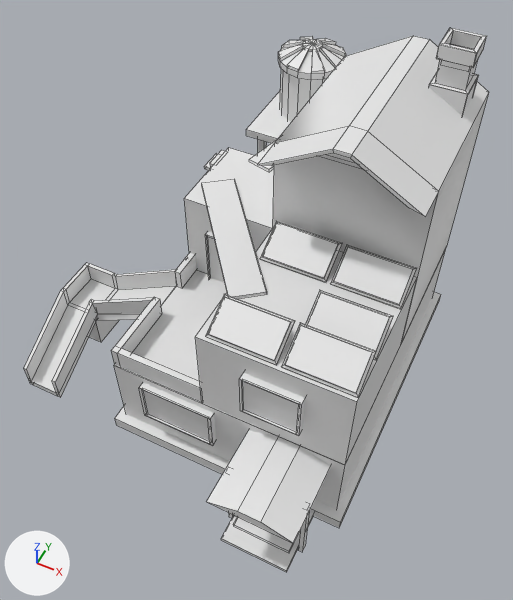
Renders of the FBX model NenhumAdeusParaNos/Assets/Models/VilaDaMadeira/Modelos/Casas/Casa com caixa d'agua.v1.2008.Anibal.fbx from each side of a commit.
Rendered twice from a camera (50 mm lens) standing at (5.95, -14.02, 20.09) and looking at (-0.52, -1.08, 3.92). The axes (+X, +Y, +Z) are drawn at lower left. The lights are the same throughout. Mesh edges are drawn as thin lines. Where no turn or scale is listed for an object, it has been applied to the vertices. Vertices at the same position are counted once.

Before the edit, the objects in view are built like this:
```python
me_casa_com_caixa_d_agua = bpy.data.meshes.new("Casa com caixa d'agua")
me_casa_com_caixa_d_agua.from_pydata(...)  # 929 vertices, 813 faces; spans x -7.31..4.12, y -7.0..7.55, z -0.1..10.97
ob_casa_com_caixa_d_agua = bpy.data.objects.new("Casa com caixa d'agua", me_casa_com_caixa_d_agua)
ob_casa_com_caixa_d_agua.location = (0.0, 0.0, 0.0)
```
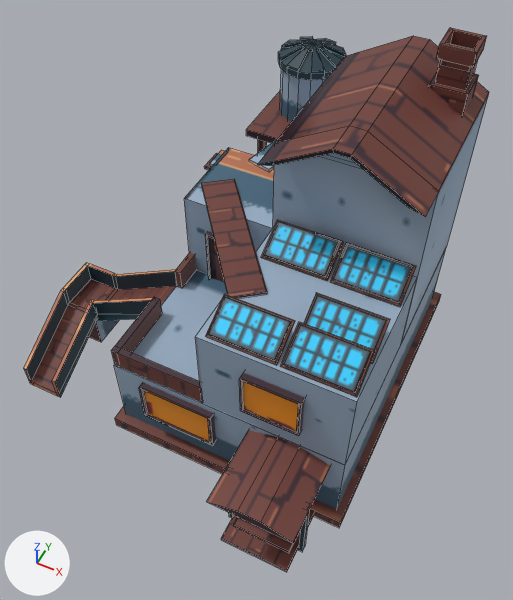
The newer file is also turned or shifted as a whole; pictures and numbers use the older file's frame.

Changed parts and their boxes [x1, y1, x2, y2] in the pictures (513 x 600 px; the box of a moved part takes in the faces that stretch with it):
part 1 of me_casa_com_caixa_d_agua, moved or reshaped: before [260, 221, 417, 397]; after [261, 220, 416, 397]
part 2 of me_casa_com_caixa_d_agua, surface changed: [24, 28, 489, 572] in both
part 3 of me_casa_com_caixa_d_agua, recoloured (grey to blue): [61, 30, 476, 464] in both

The change, as a list of edits to the scene's bpy script:
```text
Add img_casa2_png:
    img_casa2_png = load_image('Casa2.png', '../../Texturas/Casas/Casa2.png', 128, 128, 'sRGB')
Add mat_material:
    mat_material = principled_material('Material')
    mat_material.texture = img_casa2_png
Change me_casa_com_caixa_d_agua:
    used by ob_casa_com_caixa_d_agua; location = (0.0, 0.0, 0.0)
    remove me_casa_com_caixa_d_agua.from_pydata(...)  # 929 vertices, 813 faces; spans x -7.31..4.12, y -7.0..7.55, z -0.1..10.97
    add me_casa_com_caixa_d_agua.from_pydata(...)  # 929 vertices, 811 faces; spans x -7.31..4.12, y -7.0..7.55, z -0.1..10.97
    me_casa_com_caixa_d_agua part 1
    26 vertices are removed from x 1.86..3.84, y -4.47..-0.29, z 6.0..6.69
    28 faces are deleted
    14 vertices in x -0.27..1.72, y -1.37..-0.29, z 6.07..6.69 move by (2.09, 0.06, 0.0)
    5 vertices in x 1.86..1.93, y -3.25..-2.17, z 6.0..6.63 move by (-0.04, -0.13, 0.0)
    5 vertices in x 3.77..3.84, y -3.25..-2.17, z 6.0..6.63 move by (-0.03, -0.13, 0.0)
    3 vertices in x 1.93, y -3.23..-2.26, z 6.19..6.69 move by (-0.04, -0.14, 0.0)
    3 vertices in x 3.77, y -3.23..-2.26, z 6.19..6.69 move by (-0.03, -0.14, 0.0)
    8 vertices move from x -0.27..3.77, y -4.47..-1.34, z 6.0..6.69 to x 1.65..3.81, y -4.47..-0.33, z 6.0..6.69
    10 vertices are added at x -0.27..3.74, y -4.46..-0.23, z 6.0..6.63
    8 new vertices lie (-1.85, 0.0, 0.0) away from vertices in x 1.65..3.74, y -4.47..-1.25, z 6.0..6.19
    8 new vertices lie (1.99, 0.0, 0.0) away from vertices in x -0.27..3.77, y -3.54..-0.23, z 6.0..6.69
    28 new faces join them
    me_casa_com_caixa_d_agua part 2: 452 kept faces spanning x -7.31..4.12, y -7.0..7.55, z -0.07..10.97 get new texture (UV) coordinates
    me_casa_com_caixa_d_agua part 3: 783 faces spanning x -7.31..4.12, y -7.0..7.55, z -0.1..10.97 switch from no material to mat_material (picture img_casa2_png)
```
